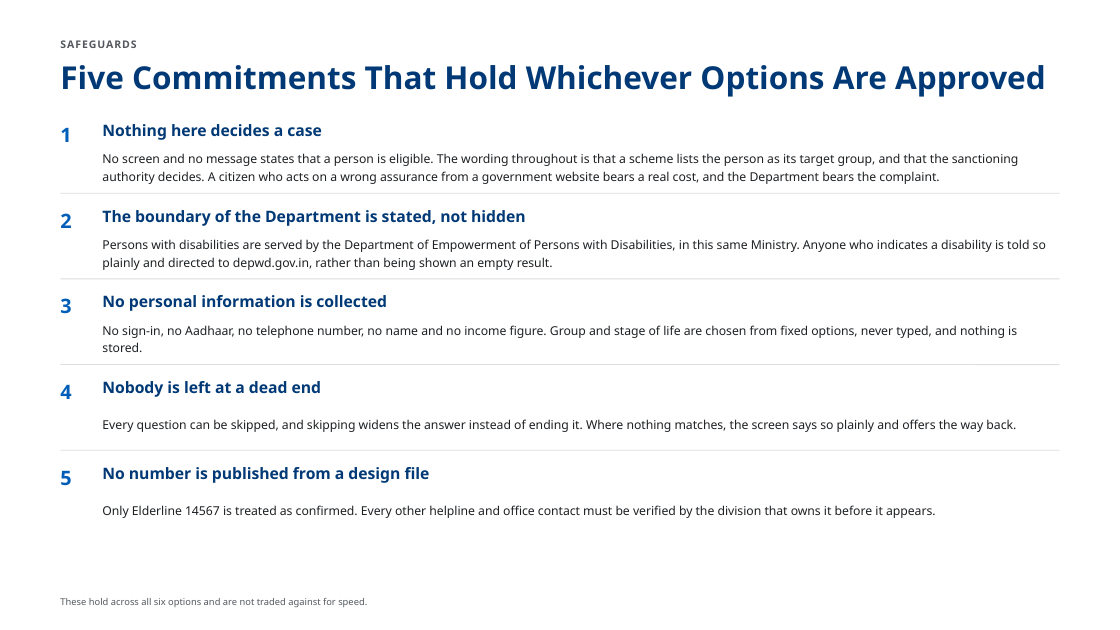
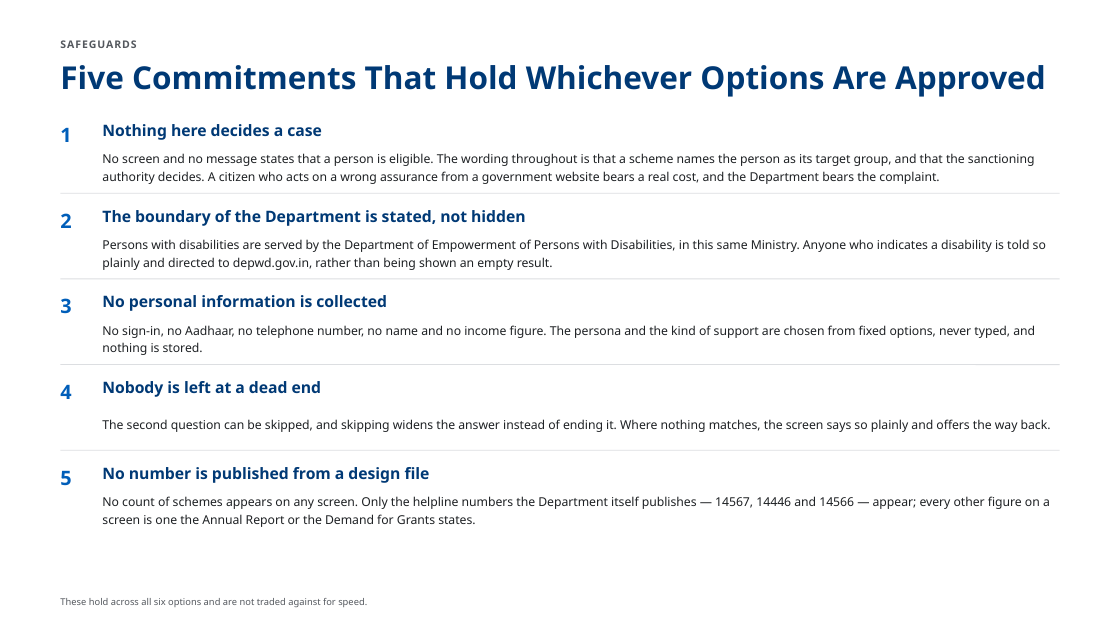
Before and after one commit to AkashShivanand/mosje, a slide deck: slide 12 of docs/plans/MoSJE-Service-Discovery-Options.pptx (slide 10 before the commit). Drawn at 1120x630 pixels with LibreOffice and Linux fonts; fonts in the diff are those of the drawing. Boxes give left, top, right and bottom in pixels: in the first picture for what was removed or moved away, otherwise in the second. Text is boxed around its words. In the diff, an @@ line names an element or a change of style, - is before the commit and + after.

```diff
--- a/docs/plans/MoSJE-Service-Discovery-Options.pptx
+++ b/docs/plans/MoSJE-Service-Discovery-Options.pptx
@@ text at [102,153,1035,184]: text changed @@
-No screen and no message states that a person is eligible. The wording throughout is that a scheme lists the person as its target group, and that the sanctioning authority decides. A citizen who acts on a wrong assurance from a government website bears a real cost, and the Department bears the complaint.
+No screen and no message states that a person is eligible. The wording throughout is that a scheme names the person as its target group, and that the sanctioning authority decides. A citizen who acts on a wrong assurance from a government website bears a real cost, and the Department bears the complaint.
@@ text at [102,325,1035,355]: text changed @@
-No sign-in, no Aadhaar, no telephone number, no name and no income figure. Group and stage of life are chosen from fixed options, never typed, and nothing is stored.
+No sign-in, no Aadhaar, no telephone number, no name and no income figure. The persona and the kind of support are chosen from fixed options, never typed, and nothing is stored.
@@ text at [102,419,1051,432]: text changed @@
-Every question can be skipped, and skipping widens the answer instead of ending it. Where nothing matches, the screen says so plainly and offers the way back.
+The second question can be skipped, and skipping widens the answer instead of ending it. Where nothing matches, the screen says so plainly and offers the way back.
@@ text at [102,496,1050,527]: text changed @@
-Only Elderline 14567 is treated as confirmed. Every other helpline and office contact must be verified by the division that owns it before it appears.
+No count of schemes appears on any screen. Only the helpline numbers the Department itself publishes — 14567, 14446 and 14566 — appear; every other figure on a screen is one the Annual Report or the Demand for Grants states.
```
Also in this commit, not shown: 8 other slides changed, 4 slides added, 2 slides removed, 27 other files.
